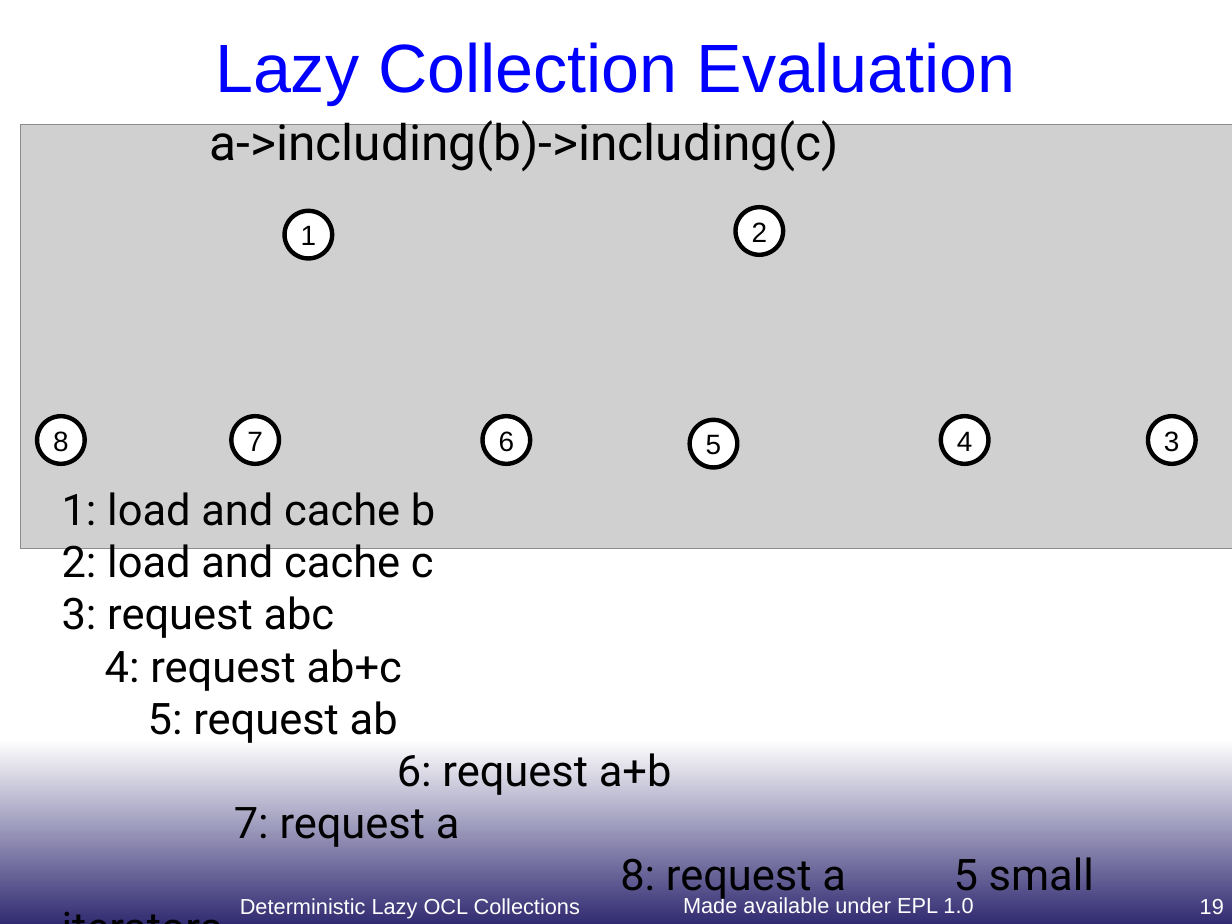
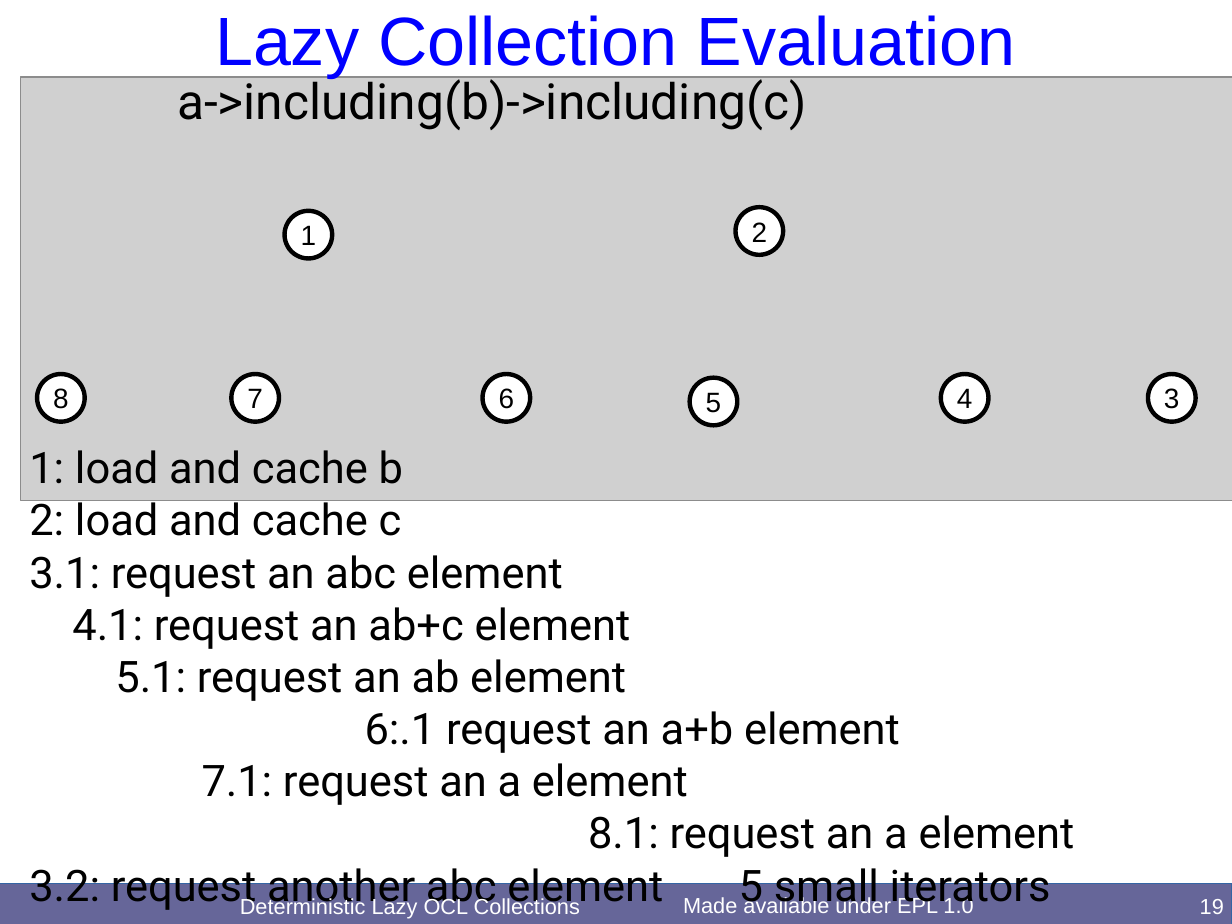
Before and after one commit to eclipse-ocl/ocl-website, a slide deck: slide 19 of ocl/docs/publications/OCL2017Evaluation/LazyDeterminism.odp. Drawn at 1232x924 pixels with LibreOffice and Linux fonts; fonts in the diff are those of the drawing; grey boxes stand for pictures. Boxes give left, top, right and bottom in pixels: in the first picture for what was removed or moved away, otherwise in the second. Text is boxed around its words. In the diff, an @@ line names an element or a change of style, - is before the commit and + after.

Commit message:
[ocl] OCL 2017 workshop on Lazy Deterministic Collections (slides))

```diff
--- a/ocl/docs/publications/OCL2017Evaluation/LazyDeterminism.odp
+++ b/ocl/docs/publications/OCL2017Evaluation/LazyDeterminism.odp
@@ background gradient #FFFFFF to #322C72 to #FFFFFF @@
@@ title "Lazy Collection Evaluation": place and size @@
-title "Lazy Collection Evaluation" at (215,42,1016,104)
+title "Lazy Collection Evaluation" at (215,15,1016,78)
@@ picture: place and size @@
-picture at (20,125,1232,549)
+picture at (20,77,1232,501)
@@ text "a->including(b)->including(c)": place and size @@
-text "a->including(b)->including(c)" at (62,115,1094,901)
+text "a->including(b)->including(c)" at (29,73,1075,912)
@@ 6 ellipses: place and size @@
-6 ellipses at (37,416,1196,468)
+6 ellipses at (37,375,1196,426)
@@ text at (29,450,1075,912): text changed @@
-1: load and cache b
-2: load and cache c
-3: request abc
-4: request ab+c
-5: request ab
-6: request a+b
-7: request a
-8: request a 5 small iterators
+1: load and cache b
+2: load and cache c
+3.1: request an abc element
+4.1: request an ab+c element
+5.1: request an ab element
+6:.1 request an a+b element
+7.1: request an a element
+8.1: request an a element
+3.2: request another abc element 5 small iterators
@@ rectangle added at (0,884,1232,924), fill #666699, outline #3465A4 0 pt @@
```
Also in this commit, not shown: 28 other slides changed, 1 other file.
